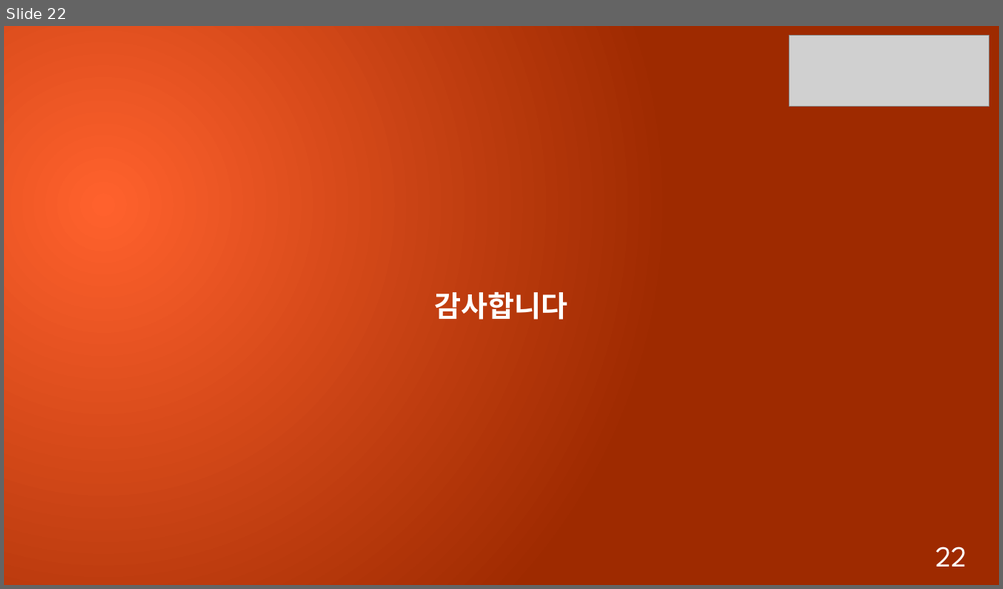
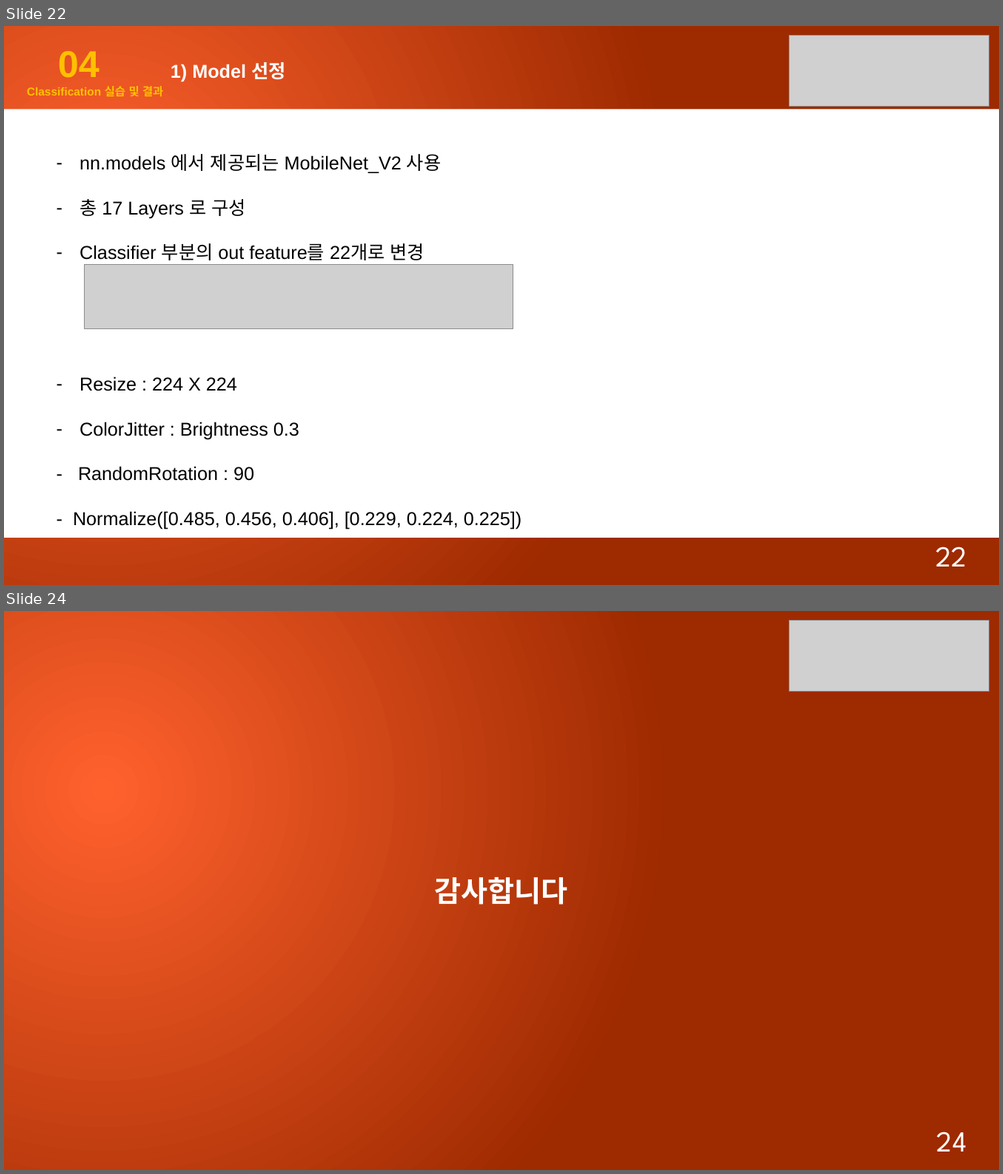
Before and after one commit to star6973/unmanned-payment-system, a slide deck: PPT/KwonHH/RODEO_Replay for Online Object Detection(3).pptx. Shown one above the other, each under a label of ours: slide 22 before the commit, slides 22 and 24 after it; the slides between them are not shown. The pictures are 1003x589 and 1003x1174 pixels, drawn with LibreOffice and Linux fonts; fonts in the diff are those of the drawing; grey boxes stand for pictures. Boxes give left, top, right and bottom in pixels: in the first picture for what was removed or moved away, otherwise in the second. Text is boxed around its words. In the diff, an @@ line names an element or a change of style, - is before the commit and + after.

```diff
--- a/PPT/KwonHH/RODEO_Replay for Online Object Detection(3).pptx
+++ b/PPT/KwonHH/RODEO_Replay for Online Object Detection(3).pptx
@@ slide 22 added at (x1=4, y1=26, x2=999, y2=585), background gradient #FF622E to #9E2A00 @@
@@ picture added at (x1=790, y1=36, x2=990, y2=107) @@
@@ text added at (x1=27, y1=51, x2=163, y2=96), 11 pt, text #FFC000, bold @@
+04
+Classification 실습 및 결과
@@ text added at (x1=170, y1=62, x2=285, y2=82), 18 pt, text #FFFFFF, bold @@
+1) Model 선정
@@ rectangle added at (x1=4, y1=110, x2=999, y2=539), fill #FFFFFF @@
@@ text added at (x1=79, y1=154, x2=441, y2=261), 18 pt, text #000000 @@
+– nn.models 에서 제공되는 MobileNet_V2 사용
+– 총 17 Layers 로 구성
+– Classifier 부분의 out feature를 22개로 변경
@@ picture added at (x1=85, y1=265, x2=514, y2=329) @@
@@ text added at (x1=73, y1=377, x2=521, y2=530), 18 pt, text #000000 @@
+– Resize : 224 X 224
+– ColorJitter : Brightness 0.3
+- RandomRotation : 90
+- Normalize([0.485, 0.456, 0.406], [0.229, 0.224, 0.225])
@@ page number added at (x1=936, y1=537, x2=967, y2=567), 28 pt, text #FFFFFF @@
+22
@@ what was slide 22 is now slide 24 @@
@@ page number at (x1=936, y1=1132, x2=966, y2=1152): text changed @@
-22
+24
```
Also in this commit, not shown: 1 slide changed, 2 other slides added, 1 slide removed.
